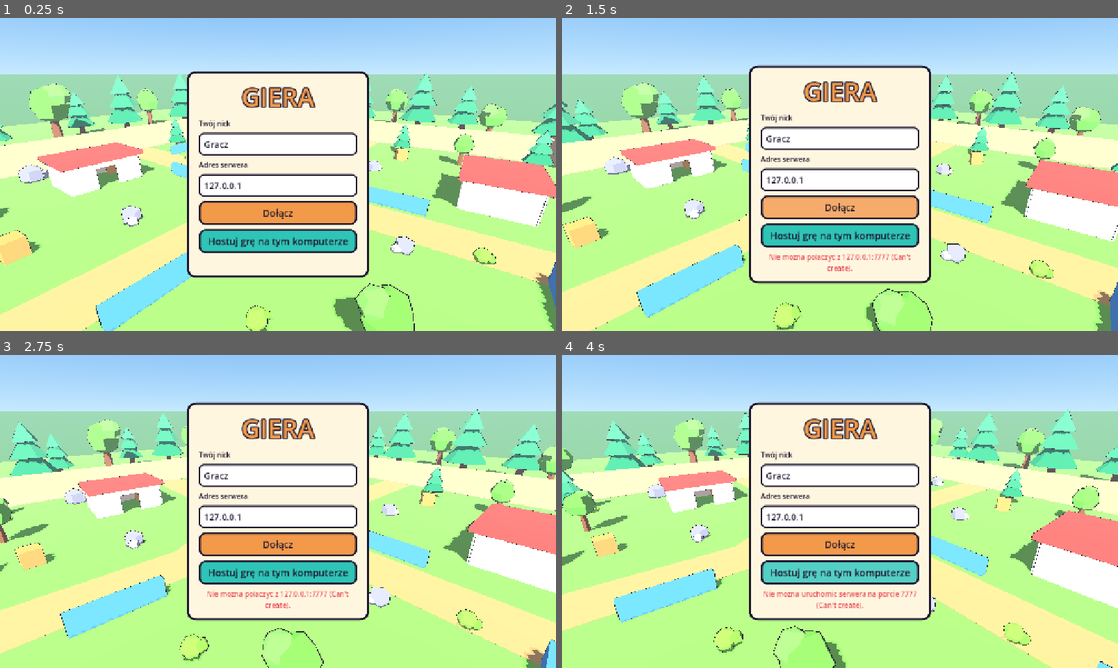
Above: before the commit, frames 1-4 (two rows, left to right).
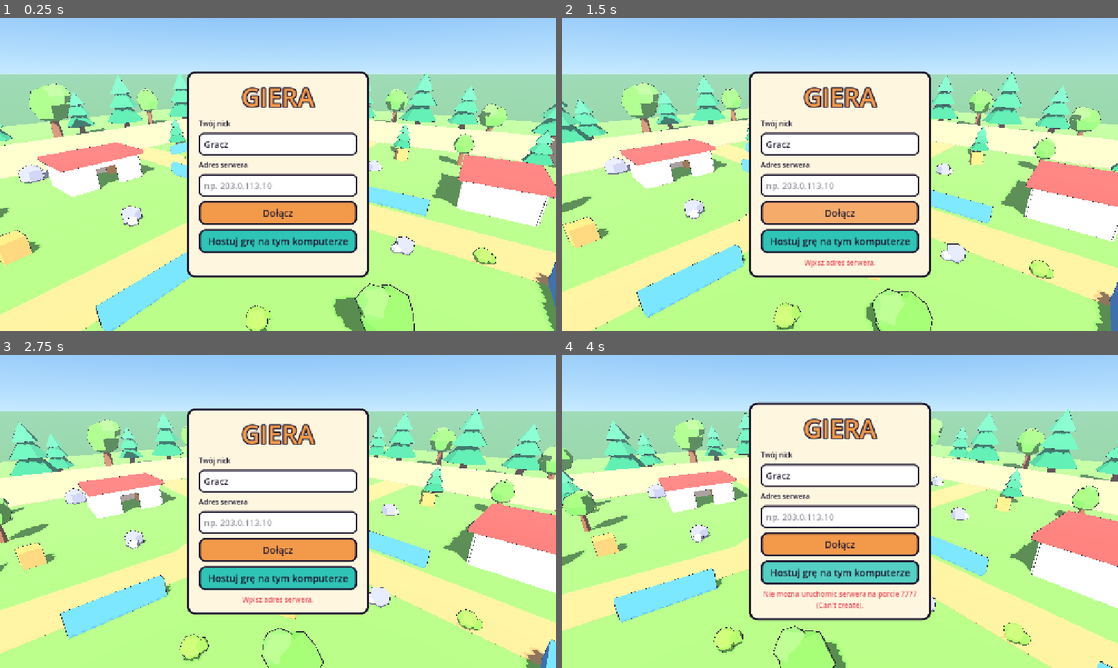
Above: after the commit, the same moments.

Repository: whoyoux/giera
Game: Godot game, scene res://scenes/main.tscn
Two runs of this game, one before a commit and one after it. Both use one fixed random seed, a clock stepped at 60 frames per second and the inputs below.
Inputs (mouse positions are in pixels of both pictures, inside the frame that each line leads up to):
- Up to frame 1 (0.25 s): no input
- Up to frame 2 (1.5 s): click "Dołącz" at 0.5 s; click "Dołącz" at 1.25 s
- Up to frame 3 (2.75 s): move the mouse to (400, 495) at 2.02 s; press the mouse at (400, 495) at 2.03 s; hold D (move_right) from 2.03 s (still down); tap Space (jump) at 2.27 s
- Up to frame 4 (4 s): move the mouse to (728, 527) at 2.77 s; release D (move_right) at 2.78 s; release the mouse at (728, 527) at 2.78 s; hold S (move_back) 2.78-3.53 s; tap Tab (scoreboard) at 2.85 s; tap Space (jump) at 3.02 s; move the mouse to (895, 442) at 3.52 s; press the mouse at (895, 442) at 3.53 s; hold D (move_right) from 3.53 s (still down)

The runs differ from the first frame. In frame 1, 0.1% of the frame differs, in the area x 36-49%, y 52-56%; in frame 2, 9.8%, in the area x 33-67%, y 14-86%; in frame 3, 9.8%; in frame 4, 0.1%.

Commit message:
Add Windows export and let players enter the server address
Add a Windows export preset and document the release and Docker setups.
The server address is entered in the menu, so no address ships with the
code or the builds.

Co-Authored-By: Claude Opus 5.5 <noreply@anthropic.com>

Diff:
--- a/scripts/ui/menu.gd
+++ b/scripts/ui/menu.gd
@@ -45,7 +45,7 @@
 	column.add_child(_name_field)
 
 	column.add_child(_caption("Adres serwera"))
-	_address_field = UiStyle.field(settings.get_value("player", "address", "127.0.0.1"), "127.0.0.1")
+	_address_field = UiStyle.field(settings.get_value("player", "address", ""), "np. 203.0.113.10")
 	column.add_child(_address_field)
 
 	_join_button = UiStyle.button("Dołącz", UiStyle.ACCENT)
@@ -78,9 +78,12 @@
 
 
 func _on_join() -> void:
+	var parts := _address_field.text.strip_edges().rsplit(":", true, 1)
+	var address := parts[0]
+	if address.is_empty():
+		_status.text = "Wpisz adres serwera."
+		return
 	_apply_settings()
-	var parts := _address_field.text.strip_edges().rsplit(":", true, 1)
-	var address := parts[0] if not parts[0].is_empty() else "127.0.0.1"
 	var port := int(parts[1]) if parts.size() == 2 else Net.DEFAULT_PORT
 	var error := Net.join(address, port)
 	_status.text = error if not error.is_empty() else "Łączenie…"
--- a/tools/flow_test.gd
+++ b/tools/flow_test.gd
@@ -10,6 +10,11 @@
 
 func _ready() -> void:
 	var main := get_node("/root/Main")
+	var menu := main.get_node("Menu") as Menu
+	menu._address_field.text = ""
+	menu._on_join()
+	_check("puste pole adresu nie laczy", not Net.in_session and menu._status.text == "Wpisz adres serwera.")
+	menu._status.text = ""
 	_check("host startuje", Net.start_server(PORT).is_empty())
 	await _wait(1.5)
 	var player := _local_player()
Not shown, added: export_presets.cfg
Not shown, added: tools/flow_test.gd.uid
Not shown, added: tools/hitscan_test.gd.uid
Not shown, added: tools/net_probe.gd.uid
